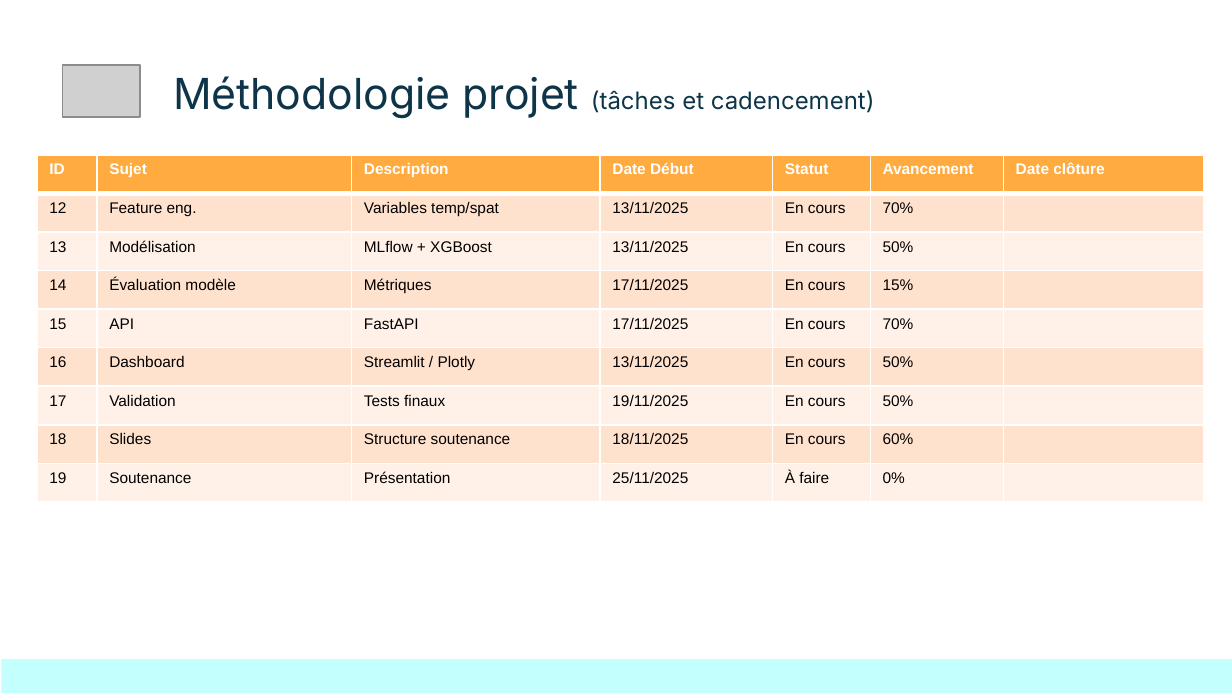
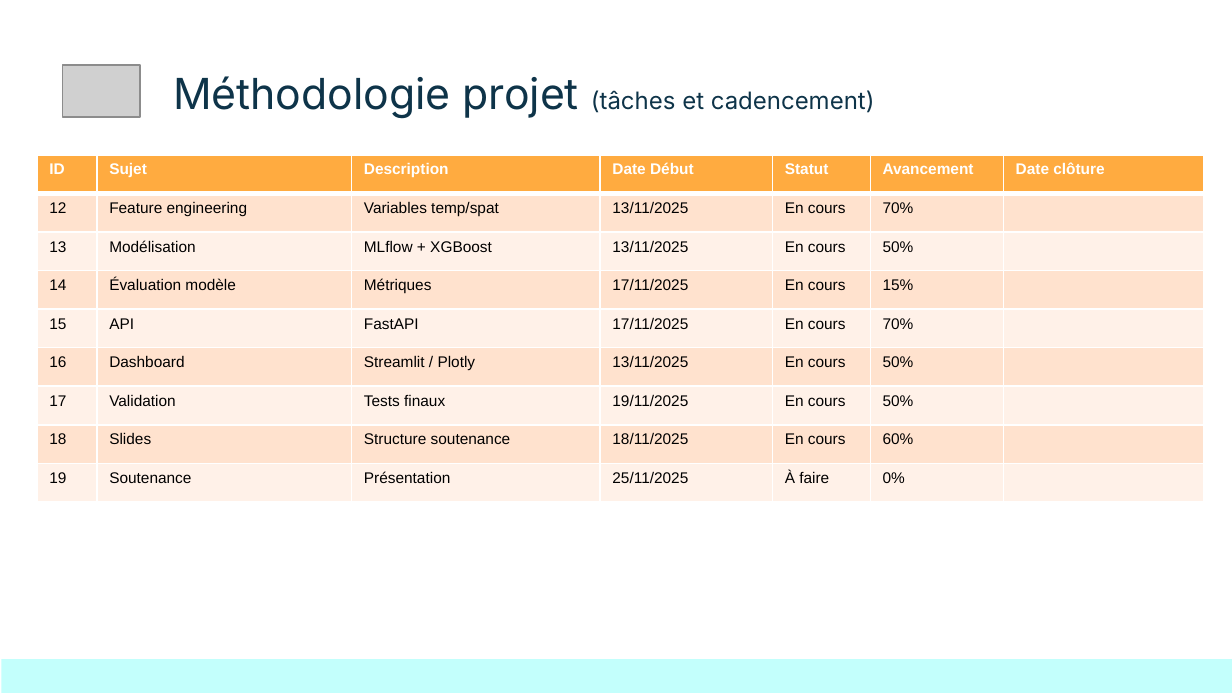
Before and after one commit to Sheikoh/REnergies_efficiency_prediction, a slide deck: slide 15 of presentation/dsfs_ft_36_Projet_REnergies_efficiency_prediction.pptx. Drawn at 1232x693 pixels with LibreOffice and Linux fonts; fonts in the diff are those of the drawing; grey boxes stand for pictures. Boxes give left, top, right and bottom in pixels: in the first picture for what was removed or moved away, otherwise in the second. Text is boxed around its words. In the diff, an @@ line names an element or a change of style, - is before the commit and + after.

```diff
--- a/presentation/dsfs_ft_36_Projet_REnergies_efficiency_prediction.pptx
+++ b/presentation/dsfs_ft_36_Projet_REnergies_efficiency_prediction.pptx
@@ table at (37,155,1204,503) @@
-row 2, column 2: Feature eng.
+row 2, column 2: Feature engineering
```
Also in this commit, not shown: 2 other slides changed, 1 other file.
